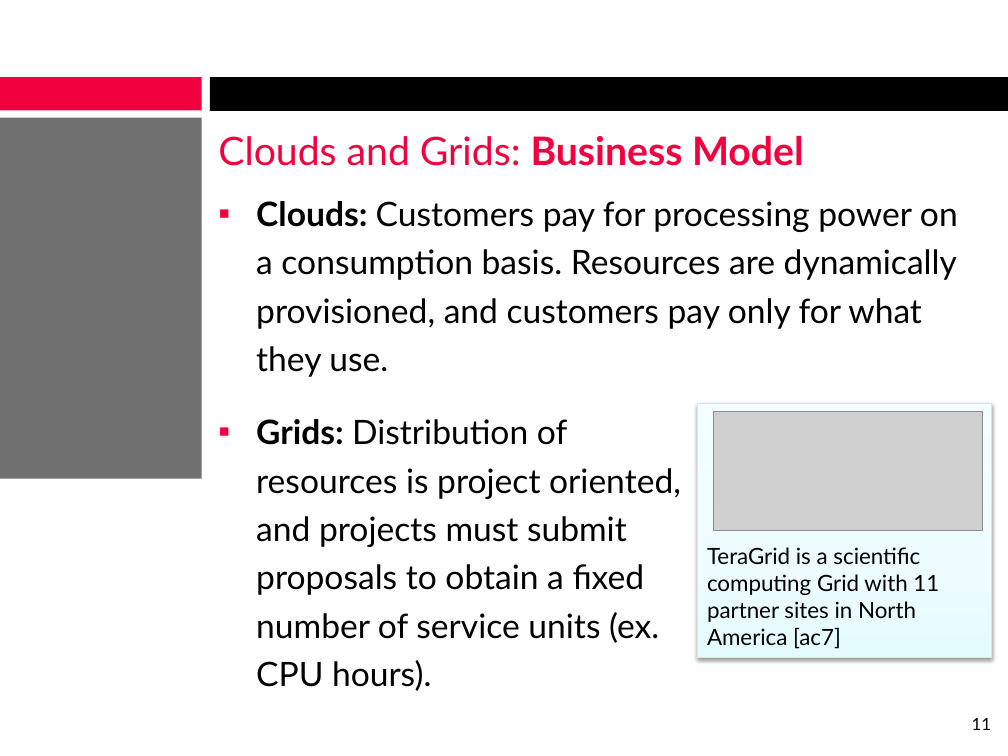
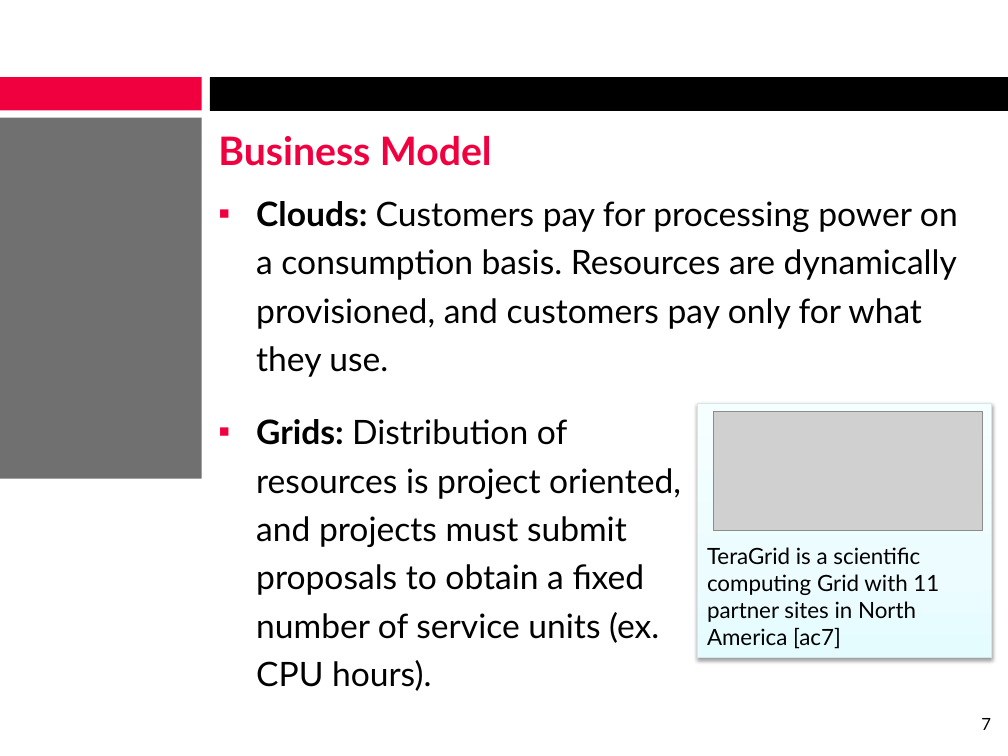
Before and after one commit to alexcraig/Sysc4806-Alarm-System, a slide deck: slide 7 of presentation_slides/Slides_AlexCraig.pptx (slide 11 before the commit). Drawn at 1008x756 pixels with LibreOffice and Linux fonts; fonts in the diff are those of the drawing; grey boxes stand for pictures; background and template pictures are left out. Boxes give left, top, right and bottom in pixels: in the first picture for what was removed or moved away, otherwise in the second. Text is boxed around its words. In the diff, an @@ line names an element or a change of style, - is before the commit and + after.

```diff
--- a/presentation_slides/Slides_AlexCraig.pptx
+++ b/presentation_slides/Slides_AlexCraig.pptx
@@ title at (x1=218, y1=136, x2=492, y2=166): text changed; bold on @@
-Clouds and Grids: Business Model
+Business Model
@@ page number at (x1=981, y1=718, x2=991, y2=730): text changed @@
-11
+7
```
Also in this commit, not shown: 9 other slides changed, 1 slide removed.
